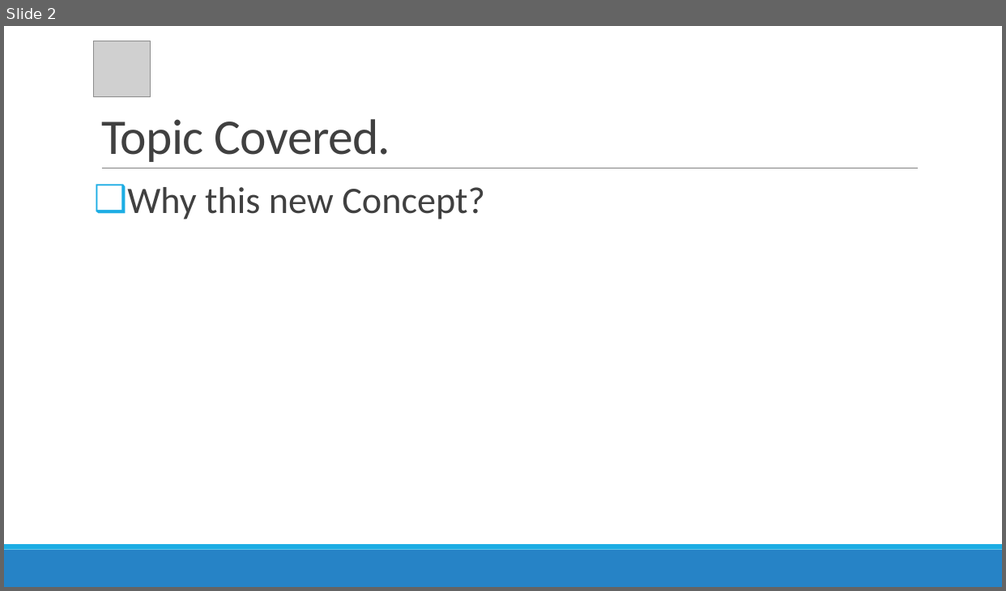
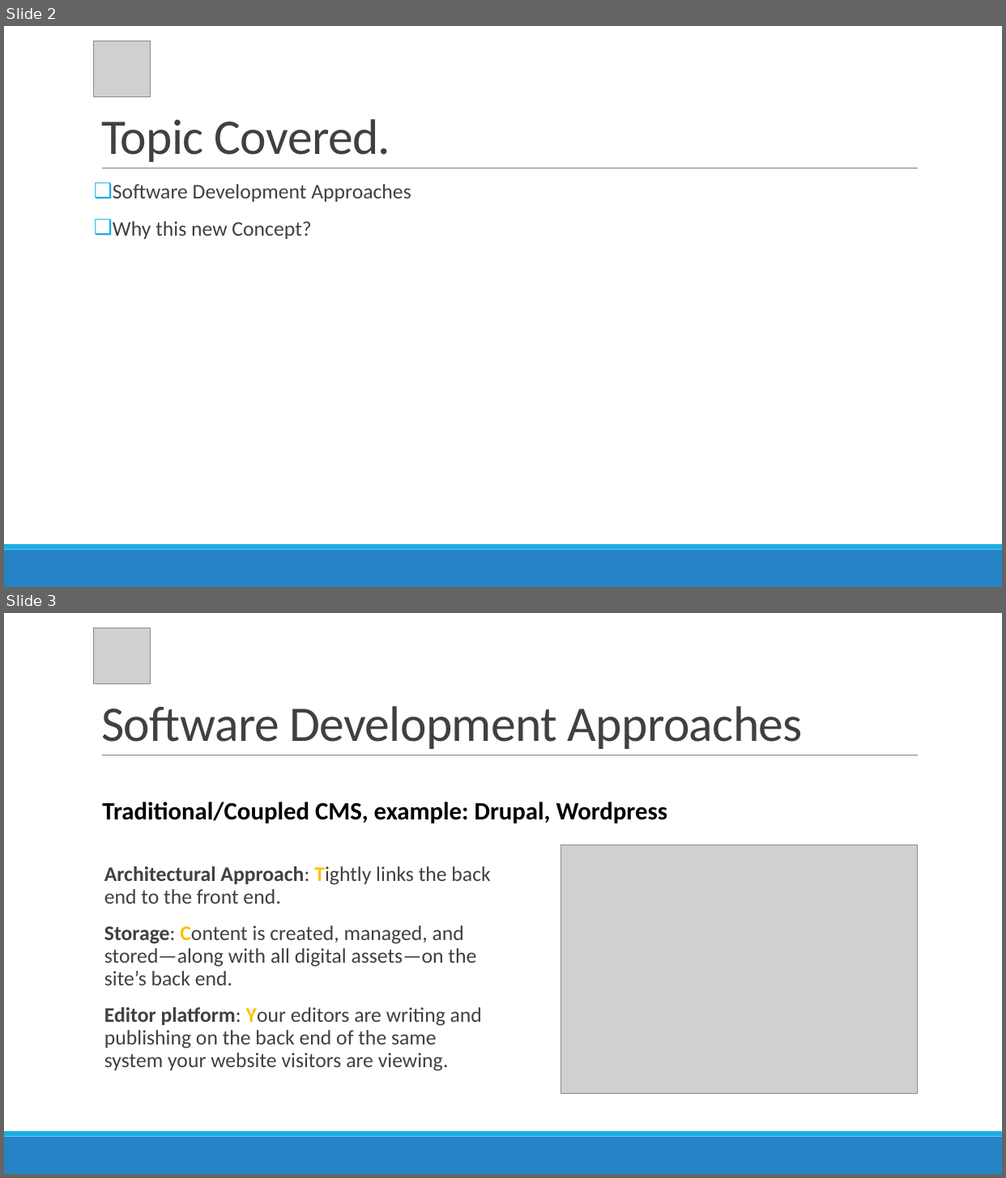
Before and after one commit to r4yadav/contentful-altudo, a slide deck: Contentful-queries.pptx. Shown one above the other, each under a label of ours: slide 2 before the commit, slides 2 and 3 after it. The pictures are 1006x591 and 1006x1178 pixels, drawn with LibreOffice and Linux fonts; fonts in the diff are those of the drawing; grey boxes stand for pictures. Boxes give left, top, right and bottom in pixels: in the first picture for what was removed or moved away, otherwise in the second. Text is boxed around its words. In the diff, an @@ line names an element or a change of style, - is before the commit and + after.

```diff
--- a/Contentful-queries.pptx
+++ b/Contentful-queries.pptx
@@ slide 3 added at box(4, 613, 1002, 1174), background #FFFFFF; not listed: 3 template elements that a slide beside it also shows @@
@@ picture added at box(94, 628, 150, 683) @@
@@ title added at box(101, 706, 803, 749), 48 pt, text #404040 @@
+Software Development Approaches
@@ text added at box(102, 802, 668, 824), 24 pt, text #000000, bold @@
+Traditional/Coupled CMS, example: Drupal, Wordpress
@@ picture added at box(561, 845, 918, 1093) @@
@@ text added at box(104, 867, 490, 1071), 20 pt, text #404040 @@
+Architectural Approach: Tightly links the back end to the front end.
+Storage: Content is created, managed, and stored—along with all digital assets—on the site’s back end.
+Editor platform: Your editors are writing and publishing on the back end of the same system your website visitors are viewing.
@@ slide 2 changed as well @@
@@ text at box(113, 184, 411, 202): paragraph added @@
+❑ Software Development Approaches
@@ text at box(113, 221, 311, 239): size 36 to 20 pt in "Why this new Concept?" @@
```
Also in this commit, not shown: 3 other slides changed, 2 other slides added, 4 slides removed.
